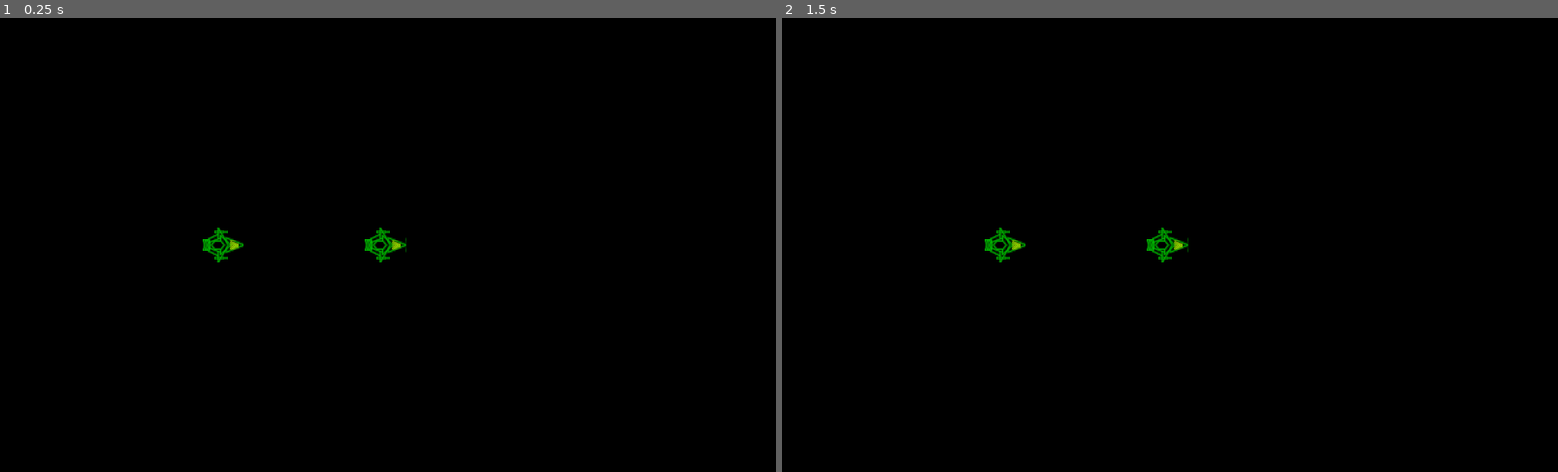
Above: before the commit, frames 1-2 (left to right).
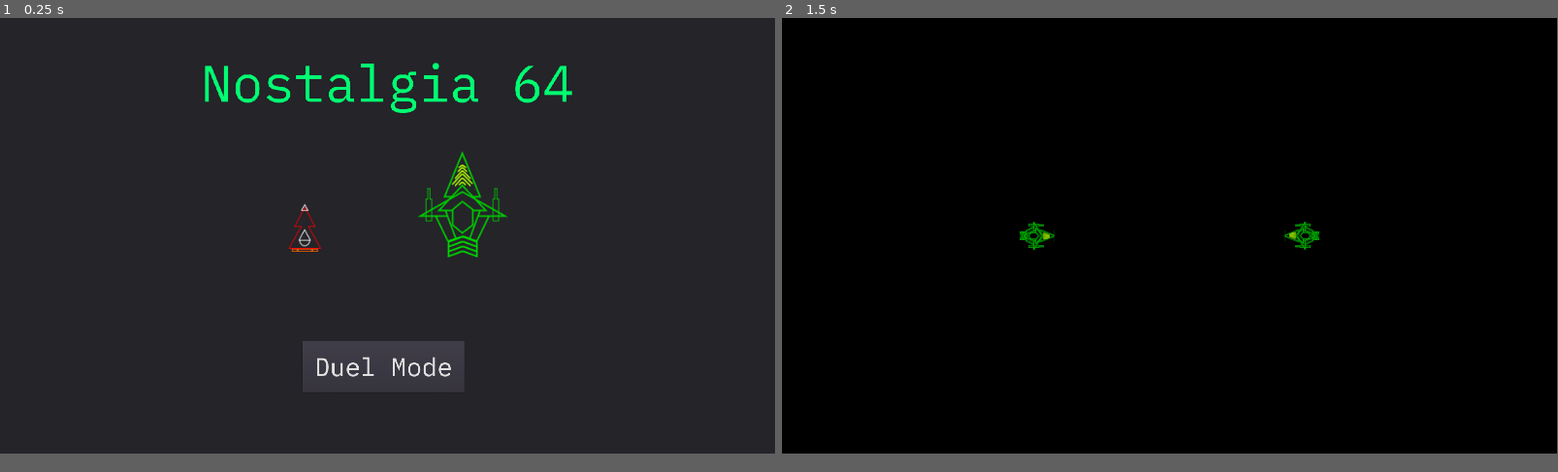
Above: after the commit, the same moments.

Repository: INeedAUniqueUsername/Nostalgia-64-Godot
Game: Godot game, scene res://Title.tscn
The game is run twice, just before and just after one commit, with the same random seed, the same clock (stepped at 60 frames per second) and the same inputs. Before the commit the project starts from res://Test.tscn.
Inputs (mouse positions are in pixels of both pictures, inside the frame that each line leads up to):
- Up to frame 1 (0.25 s): no input
- Up to frame 2 (1.5 s): click (1162, 381) at 0.5 s, where only the run after the commit has a clickable "Duel Mode"; tap Enter at 1.25 s
In our replay, the window is 800x468 before the commit and 799x449 after it. These sizes can differ from the game's own. Grey fills any space a smaller window leaves; there, only what the larger window draws over its background counts as a difference.

The runs differ from the first frame. In frame 1, 96% of the frame differs, in the area x 0-100%, y 0-96%; in frame 2, 0.7%.

Commit message:
add title menu

Diff:
--- /dev/null
+++ b/AutoZoom.gd
@@ -0,0 +1,17 @@
+extends Camera
+
+export(NodePath) var playerLeft;
+export(NodePath) var playerRight;
+
+func _ready():
+	playerLeft = get_node(playerLeft)
+	playerRight = get_node(playerRight)
+
+func _process(delta):
+	if(is_instance_valid(playerLeft) && is_instance_valid(playerRight)):
+		var pl = playerLeft.transform.origin;
+		var pr = playerRight.transform.origin;
+		var mid = pl.linear_interpolate(pr, 0.5);
+		var distance = pl.distance_to(pr);
+		distance = max(abs(pl.x - pr.x), abs(pl.y - pr.y))
+		self.transform.origin = Vector3(mid.x, mid.y, distance + 2)
--- a/Binding.gd
+++ b/Binding.gd
@@ -7,21 +7,25 @@
 	var error = ""
 	if(target):
 		target = get_node(target)
-	else:
+	if(target == null):
 		warn("target missing")
+	if(!target.has_method("onPressed")):
+		warn("target missing onPressed")
+	if(!target.has_method("onReleased")):
+		warn("target missing onReleased")
 	if(!action):
 		warn("action missing")
-
 	pass
 
 func _process(delta):
+	if(!is_instance_valid(target)):
+		return
 	if(Input.is_action_just_pressed(action)):
 		print("target: " + target.name)
 		target.onPressed()
 	elif(Input.is_action_just_released(action)):
+		print("target: " + target.name)
 		target.onReleased()
-	pass
-
 
 export(bool) var printErrors = false;
 export(bool) var printWarnings = true;
--- a/Common/BasicProjectile.gd
+++ b/Common/BasicProjectile.gd
@@ -27,6 +27,15 @@
 			return
 		p = p.get_parent();
 
+	p = body;
+	while(p != null):
+		var hp = p.get_node("HP")
+		if(hp != null):
+			hp.damage(damage)
+			break
+		else:
+			p = p.get_parent()
+
 	if(projectileParticles):
 
 		var empty = Node.new()
--- /dev/null
+++ b/Duel.tscn
@@ -0,0 +1,99 @@
+[gd_scene load_steps=5 format=2]
+
+[ext_resource path="res://Ships/Green Lancers/Greenhorn-class Heavy Gunship/Greenhorn.tscn" type="PackedScene" id=1]
+[ext_resource path="res://AutoZoom.gd" type="Script" id=2]
+[ext_resource path="res://Binding.gd" type="Script" id=3]
+
+[sub_resource type="Environment" id=1]
+background_mode = 1
+background_energy = 0.0
+ambient_light_energy = 0.0
+ambient_light_sky_contribution = 0.0
+fog_height_min = 0.0
+fog_height_max = 100.0
+ssao_quality = 0
+
+[node name="World" type="Node"]
+
+[node name="RightPlayer" parent="." instance=ExtResource( 1 )]
+transform = Transform( -1, 8.74228e-08, 0, -8.74228e-08, -1, 0, 0, 0, 1, 5, 0, 0 )
+
+[node name="Controls" type="Node" parent="RightPlayer"]
+
+[node name="FireLeft" type="Node" parent="RightPlayer/Controls"]
+script = ExtResource( 3 )
+target = NodePath("../../CannonLeft/FireLeft")
+action = "p2_fire_left"
+
+[node name="FireSpecial" type="Node" parent="RightPlayer/Controls"]
+script = ExtResource( 3 )
+target = NodePath("../../TractorCannon/FireSpecial")
+action = "p2_fire_special"
+
+[node name="FireRight" type="Node" parent="RightPlayer/Controls"]
+script = ExtResource( 3 )
+target = NodePath("../../CannonRight/FireRight")
+action = "p2_fire_right"
+
+[node name="ThrustLeft" type="Node" parent="RightPlayer/Controls"]
+script = ExtResource( 3 )
+target = NodePath("../../Drive/ThrustLeft")
+action = "p2_right"
+
+[node name="ThrustMiddle" type="Node" parent="RightPlayer/Controls"]
+script = ExtResource( 3 )
+target = NodePath("../../Drive/ThrustMiddle")
+action = "p2_up"
+
+[node name="ThrustRight" type="Node" parent="RightPlayer/Controls"]
+script = ExtResource( 3 )
+target = NodePath("../../Drive/ThrustRight")
+action = "p2_left"
+
+[node name="LeftPlayer" parent="." instance=ExtResource( 1 )]
+transform = Transform( 1, 0, 0, 0, 1, 0, 0, 0, 1, -5, 0, 0 )
+
+[node name="Controls" type="Node" parent="LeftPlayer"]
+
+[node name="FireLeft" type="Node" parent="LeftPlayer/Controls"]
+script = ExtResource( 3 )
+target = NodePath("../../CannonLeft/FireLeft")
+action = "p1_fire_left"
+
+[node name="FireSpecial" type="Node" parent="LeftPlayer/Controls"]
+script = ExtResource( 3 )
+target = NodePath("../../TractorCannon/FireSpecial")
+action = "p1_fire_special"
+
+[node name="FireRight" type="Node" parent="LeftPlayer/Controls"]
+script = ExtResource( 3 )
+target = NodePath("../../CannonRight/FireRight")
+action = "p1_fire_right"
+
+[node name="ThrustLeft" type="Node" parent="LeftPlayer/Controls"]
+script = ExtResource( 3 )
+target = NodePath("../../Drive/ThrustLeft")
+action = "p1_right"
+
+[node name="ThrustMiddle" type="Node" parent="LeftPlayer/Controls"]
+script = ExtResource( 3 )
+target = NodePath("../../Drive/ThrustMiddle")
+action = "p1_up"
+
+[node name="ThrustRight" type="Node" parent="LeftPlayer/Controls"]
+script = ExtResource( 3 )
+target = NodePath("../../Drive/ThrustRight")
+action = "p1_left"
+
+[node name="Camera" type="Camera" parent="."]
+transform = Transform( 1, 0, 0, 0, 1, 0, 0, 0, 1, 0, 0, 10 )
+size = 5.4
+script = ExtResource( 2 )
+playerLeft = NodePath("../LeftPlayer")
+playerRight = NodePath("../RightPlayer")
+
+[node name="WorldEnvironment" type="WorldEnvironment" parent="."]
+environment = SubResource( 1 )
+
+[editable path="RightPlayer"]
+[editable path="LeftPlayer"]
--- /dev/null
+++ b/HP.gd
@@ -0,0 +1,8 @@
+extends Node
+
+export(int) var hp
+
+func damage(deltaHp):
+	hp -= deltaHp;
+	if(hp < 1):
+		get_parent().queue_free()
--- a/Ships/Green Lancers/Greenhorn-class Heavy Gunship/BeamLeft.tscn
+++ b/Ships/Green Lancers/Greenhorn-class Heavy Gunship/BeamLeft.tscn
@@ -46,5 +46,6 @@
 
 [node name="Projectile" type="Node" parent="."]
 script = ExtResource( 6 )
+damage = 15
 projectileParticles = NodePath("../SpriteTrail")
 hitEffect = ExtResource( 7 )
--- a/Ships/Green Lancers/Greenhorn-class Heavy Gunship/BeamRight.tscn
+++ b/Ships/Green Lancers/Greenhorn-class Heavy Gunship/BeamRight.tscn
@@ -45,7 +45,6 @@
 
 [node name="Projectile" type="Node" parent="."]
 script = ExtResource( 6 )
-creator = null
-damage = null
+damage = 15
 projectileParticles = NodePath("../SpriteTrail")
 hitEffect = ExtResource( 7 )
--- a/Ships/Green Lancers/Greenhorn-class Heavy Gunship/Greenhorn.tscn
+++ b/Ships/Green Lancers/Greenhorn-class Heavy Gunship/Greenhorn.tscn
@@ -1,15 +1,16 @@
-[gd_scene load_steps=11 format=2]
-
-[ext_resource path="res://Ships/Green Lancers/Greenhorn-class Heavy Gunship/Hull.svg" type="Texture" id=1]
-[ext_resource path="res://Ships/Green Lancers/Greenhorn-class Heavy Gunship/Cannon.svg" type="Texture" id=2]
+[gd_scene load_steps=12 format=2]
+
+[ext_resource path="res://Ships/Green Lancers/Greenhorn-class Heavy Gunship/Drive.svg" type="Texture" id=1]
+[ext_resource path="res://Ships/Green Lancers/Greenhorn-class Heavy Gunship/TractorCannon.svg" type="Texture" id=2]
 [ext_resource path="res://Fire.gd" type="Script" id=3]
-[ext_resource path="res://Ships/Green Lancers/Greenhorn-class Heavy Gunship/BeamRight.tscn" type="PackedScene" id=4]
-[ext_resource path="res://Ships/Green Lancers/Greenhorn-class Heavy Gunship/TractorCannon.svg" type="Texture" id=5]
+[ext_resource path="res://Ships/Green Lancers/Greenhorn-class Heavy Gunship/Cannon.svg" type="Texture" id=4]
+[ext_resource path="res://Ships/Green Lancers/Greenhorn-class Heavy Gunship/Hull.svg" type="Texture" id=5]
 [ext_resource path="res://Ships/Green Lancers/Greenhorn-class Heavy Gunship/TractorBeam.tscn" type="PackedScene" id=6]
 [ext_resource path="res://Ships/Green Lancers/Greenhorn-class Heavy Gunship/BeamLeft.tscn" type="PackedScene" id=7]
-[ext_resource path="res://Ships/Green Lancers/Greenhorn-class Heavy Gunship/Drive.svg" type="Texture" id=8]
+[ext_resource path="res://Ships/Green Lancers/Greenhorn-class Heavy Gunship/BeamRight.tscn" type="PackedScene" id=8]
 [ext_resource path="res://Thrust.gd" type="Script" id=9]
 [ext_resource path="res://Ships/Green Lancers/Greenhorn-class Heavy Gunship/Exhaust.tscn" type="PackedScene" id=10]
+[ext_resource path="res://HP.gd" type="Script" id=11]
 
 [node name="Hull" type="RigidBody"]
 mass = 100.0
@@ -20,12 +21,16 @@
 linear_damp = 0.0
 angular_damp = 0.0
 
+[node name="HP" type="Node" parent="."]
+script = ExtResource( 11 )
+hp = 300
+
 [node name="CollisionPolygon2D" type="CollisionPolygon" parent="."]
 depth = 0.1
 polygon = PoolVector2Array( 0.00396932, -0.212267, 0.00404694, -0.119572, -0.0460807, -0.184964, -0.235692, -0.53406, - …(218 unchanged characters)…
 
 [node name="Sprite" type="Sprite3D" parent="."]
-texture = ExtResource( 1 )
+texture = ExtResource( 5 )
 
 [node name="CannonLeft" type="RigidBody" parent="."]
 transform = Transform( 1, 0, 0, 0, 1, 0, 0, 0, 1, -0.15, 0.4, 0 )
@@ -42,8 +47,13 @@
 fireCooldown = 0.5
 position = NodePath("../Beam")
 
+[node name="HP" type="Node" parent="CannonLeft"]
+script = ExtResource( 11 )
+hp = 60
+
 [node name="Sprite" type="Sprite3D" parent="CannonLeft"]
-texture = ExtResource( 2 )
+pixel_size = 0.015
+texture = ExtResource( 4 )
 
 [node name="CollisionPolygon2D" type="CollisionPolygon" parent="CannonLeft"]
 depth = 0.1
@@ -77,8 +87,12 @@
 fireCooldown = 0.8
 position = NodePath("../Beam")
 
+[node name="HP" type="Node" parent="TractorCannon"]
+script = ExtResource( 11 )
+hp = 60
+
 [node name="Sprite" type="Sprite3D" parent="TractorCannon"]
-texture = ExtResource( 5 )
+texture = ExtResource( 2 )
 
 [node name="CollisionPolygon2D" type="CollisionPolygon" parent="TractorCannon"]
 depth = 0.1
@@ -108,12 +122,17 @@
 
 [node name="FireRight" type="Node" parent="CannonRight"]
 script = ExtResource( 3 )
-projectile = ExtResource( 4 )
+projectile = ExtResource( 8 )
 fireCooldown = 0.5
 position = NodePath("../Beam")
 
+[node name="HP" type="Node" parent="CannonRight"]
+script = ExtResource( 11 )
+hp = 60
+
 [node name="Sprite" type="Sprite3D" parent="CannonRight"]
-texture = ExtResource( 2 )
+pixel_size = 0.015
+texture = ExtResource( 4 )
 
 [node name="CollisionPolygon2D" type="CollisionPolygon" parent="CannonRight"]
 depth = 0.1
@@ -133,31 +152,29 @@
 transform = Transform( 1, 0, 0, 0, 1, 0, 0, 0, 1, 5, 0, 0 )
 
 [node name="Drive" type="RigidBody" parent="."]
-transform = Transform( 1, 0, 0, 0, 1, 0, 0, 0, 1, -0.6, 0, 0 )
-mass = 0.1
-gravity_scale = 0.0
-axis_lock_linear_z = true
-axis_lock_angular_x = true
-axis_lock_angular_y = true
-linear_damp = 0.0
+transform = Transform( 1, 0, 0, 0, 1, 0, 0, 0, 1, -0.638742, 0, 0 )
+mass = 0.1
+gravity_scale = 0.0
+axis_lock_linear_z = true
+axis_lock_angular_x = true
+axis_lock_angular_y = true
+linear_damp = 0.0
+
+[node name="HP" type="Node" parent="Drive"]
+script = ExtResource( 11 )
+hp = 150
 
 [node name="Sprite" type="Sprite3D" parent="Drive"]
-texture = ExtResource( 8 )
+texture = ExtResource( 1 )
 
 [node name="CollisionPolygon2D" type="CollisionPolygon" parent="Drive"]
 depth = 0.1
 polygon = PoolVector2Array( 0.131269, 0.0317362, 0.128776, -0.0190162, 0.0745002, -0.180896, -0.130869, -0.180528, -0.0663471, -0.0111844, -0.0673966, 0.0233299, -0.126683, 0.18836, 0.0735757, 0.191098 )
 
-[node name="HingeJoint" type="HingeJoint" parent="Drive"]
+[node name="PinJoint" type="PinJoint" parent="Drive"]
 nodes/node_a = NodePath("..")
 nodes/node_b = NodePath("../..")
 params/bias = 0.01
-angular_limit/enable = true
-angular_limit/upper = 1.0
-angular_limit/lower = -1.0
-angular_limit/bias = 0.01
-angular_limit/softness = 0.01
-angular_limit/relaxation = 0.01
 
 [node name="ThrustLeft" type="Node" parent="Drive"]
 script = ExtResource( 9 )
--- a/Ships/Green Lancers/Greenhorn-class Heavy Gunship/Hull.tscn
+++ b/Ships/Green Lancers/Greenhorn-class Heavy Gunship/Hull.tscn
@@ -2,39 +2,17 @@
 
 [ext_resource path="res://Ships/Green Lancers/Greenhorn-class Heavy Gunship/Hull.svg" type="Texture" id=1]
 
-
 [node name="RigidBody2D" type="RigidBody2D"]
-
 position = Vector2( -0.17482, -0.349651 )
-input_pickable = false
-collision_layer = 1
-collision_mask = 1
-mode = 0
 mass = 5.0
-friction = 1.0
-bounce = 0.0
-gravity_scale = 1.0
-custom_integrator = false
-continuous_cd = 0
-contacts_reported = 0
-contact_monitor = false
-sleeping = false
-can_sleep = true
-linear_velocity = Vector2( 0, 0 )
 linear_damp = 0.0
 angular_velocity = 1.0
 angular_damp = 0.0
-_sections_unfolded = [ "Angular", "Applied Forces", "Collision", "Linear", "Pickable" ]
 
-[node name="CollisionPolygon2D" type="CollisionPolygon2D" parent="." index="0"]
+[node name="CollisionPolygon2D" type="CollisionPolygon2D" parent="."]
+position = Vector2( -1.52588e-05, 0 )
+polygon = PoolVector2Array( 29.7427, -22.5161, 84.8281, -0.981106, 30.0078, 22.2643, 28.2644, 14.7095, 24.1964, 19.9397, 5.60013, 53.0644, 5.98755, 32.3372, -25.3937, 17.6152, -19.5823, 1.14972, -25.3937, -18.9963, 4.82529, -32.9435, 6.38359, -52.883, 23.9029, -21.0562, 29.4507, -14.9244 )
 
-position = Vector2( -1.52588e-05, 0 )
-build_mode = 0
-polygon = PoolVector2Array( 29.7427, -22.5161, 84.8281, -0.981106, 30.0078, 22.2643, 28.2644, 14.7095, 24.1964, 19.9397, 5.60013, 53.0644, 5.98755, 32.3372, -25.3937, 17.6152, -19.5823, 1.14972, -25.3937, -18.9963, 4.82529, -32.9435, 6.38359, -52.883, 23.9029, -21.0562, 29.4507, -14.9244 )
-_sections_unfolded = [ "Transform" ]
-
-[node name="Sprite" type="Sprite" parent="." index="1"]
-
+[node name="Sprite" type="Sprite" parent="."]
 position = Vector2( 30, 0 )
 texture = ExtResource( 1 )
-_sections_unfolded = [ "Transform" ]
--- a/Ships/Green Lancers/Greenhorn-class Heavy Gunship/TractorWave.tscn
+++ b/Ships/Green Lancers/Greenhorn-class Heavy Gunship/TractorWave.tscn
@@ -2,9 +2,27 @@
 
 [ext_resource path="res://Common/Lifetime.gd" type="Script" id=2]
 [ext_resource path="res://Ships/Green Lancers/Greenhorn-class Heavy Gunship/TractorWave.svg" type="Texture" id=3]
-[ext_resource path="res://Ships/Green Lancers/Greenhorn-class Heavy Gunship/SpriteFade.gd" type="Script" id=4]
 [ext_resource path="res://Common/ParentArea.gd" type="Script" id=5]
 [ext_resource path="res://Common/Pull.gd" type="Script" id=6]
+
+[sub_resource type="GDScript" id=1]
+script/source = "extends Sprite3D
+
+export(float) var lifetime
+export(float) var startOpacity
+
+var lifeLeft
+
+func _ready():
+	lifeLeft = lifetime
+	pass
+
+func _process(delta):
+	if(lifeLeft > 0):
+		lifeLeft -= delta
+		opacity = (lifeLeft / lifetime) * startOpacity
+	pass
+"
 
 [node name="TractorWave" type="RigidBody"]
 gravity_scale = 0.0
@@ -19,7 +37,7 @@
 [node name="Sprite3D" type="Sprite3D" parent="."]
 opacity = 0.4
 texture = ExtResource( 3 )
-script = ExtResource( 4 )
+script = SubResource( 1 )
 lifetime = 1.0
 startOpacity = 0.4
 
--- a/Test.tscn
+++ /dev/null
@@ -1,95 +0,0 @@
-[gd_scene load_steps=4 format=2]
-
-[ext_resource path="res://Ships/Green Lancers/Greenhorn-class Heavy Gunship/Greenhorn.tscn" type="PackedScene" id=1]
-[ext_resource path="res://Binding.gd" type="Script" id=2]
-
-[sub_resource type="Environment" id=1]
-background_mode = 1
-background_energy = 0.0
-ambient_light_energy = 0.0
-ambient_light_sky_contribution = 0.0
-fog_height_min = 0.0
-fog_height_max = 100.0
-ssao_quality = 0
-
-[node name="World" type="Node"]
-
-[node name="RightPlayer" parent="." instance=ExtResource( 1 )]
-
-[node name="Controls" type="Node" parent="RightPlayer"]
-
-[node name="FireLeft" type="Node" parent="RightPlayer/Controls"]
-script = ExtResource( 2 )
-target = NodePath("../../CannonLeft/FireLeft")
-action = "p2_fire_left"
-
-[node name="FireSpecial" type="Node" parent="RightPlayer/Controls"]
-script = ExtResource( 2 )
-target = NodePath("../../TractorCannon/FireSpecial")
-action = "p2_fire_special"
-
-[node name="FireRight" type="Node" parent="RightPlayer/Controls"]
-script = ExtResource( 2 )
-target = NodePath("../../CannonRight/FireRight")
-action = "p2_fire_right"
-
-[node name="ThrustLeft" type="Node" parent="RightPlayer/Controls"]
-script = ExtResource( 2 )
-target = NodePath("../../Drive/ThrustLeft")
-action = "p2_right"
-
-[node name="ThrustMiddle" type="Node" parent="RightPlayer/Controls"]
-script = ExtResource( 2 )
-target = NodePath("../../Drive/ThrustMiddle")
-action = "p2_up"
-
-[node name="ThrustRight" type="Node" parent="RightPlayer/Controls"]
-script = ExtResource( 2 )
-target = NodePath("../../Drive/ThrustRight")
-action = "p2_left"
-
-[node name="LeftPlayer" parent="." instance=ExtResource( 1 )]
-transform = Transform( 1, 0, 0, 0, 1, 0, 0, 0, 1, -5, 0, 0 )
-
-[node name="Controls" type="Node" parent="LeftPlayer"]
-
-[node name="FireLeft" type="Node" parent="LeftPlayer/Controls"]
-script = ExtResource( 2 )
-target = NodePath("../../CannonLeft/FireLeft")
-action = "p1_fire_left"
-
-[node name="FireSpecial" type="Node" parent="LeftPlayer/Controls"]
-script = ExtResource( 2 )
-target = NodePath("../../TractorCannon/FireSpecial")
-action = "p1_fire_special"
-
-[node name="FireRight" type="Node" parent="LeftPlayer/Controls"]
-script = ExtResource( 2 )
-target = NodePath("../../CannonRight/FireRight")
-action = "p1_fire_right"
-
-[node name="ThrustLeft" type="Node" parent="LeftPlayer/Controls"]
-script = ExtResource( 2 )
-target = NodePath("../../Drive/ThrustLeft")
-action = "p1_right"
-
-[node name="ThrustMiddle" type="Node" parent="LeftPlayer/Controls"]
-script = ExtResource( 2 )
-target = NodePath("../../Drive/ThrustMiddle")
-action = "p1_up"
-
-[node name="ThrustRight" type="Node" parent="LeftPlayer/Controls"]
-script = ExtResource( 2 )
-target = NodePath("../../Drive/ThrustRight")
-action = "p1_left"
-
-[node name="Camera" type="Camera" parent="."]
-transform = Transform( 1, 0, 0, 0, 1, 0, 0, 0, 1, 0, 0, 10 )
-size = 5.4
-far = 20.0
-
-[node name="WorldEnvironment" type="WorldEnvironment" parent="."]
-environment = SubResource( 1 )
-
-[editable path="RightPlayer"]
-[editable path="LeftPlayer"]
--- /dev/null
+++ b/Title.tres
@@ -0,0 +1,10 @@
+[gd_resource type="Theme" load_steps=3 format=2]
+
+[ext_resource path="res://IBMPlexMono-Regular.ttf" type="DynamicFontData" id=1]
+
+[sub_resource type="DynamicFont" id=1]
+size = 128
+font_data = ExtResource( 1 )
+
+[resource]
+default_font = SubResource( 1 )
--- /dev/null
+++ b/Title.tscn
@@ -0,0 +1,86 @@
+[gd_scene load_steps=10 format=2]
+
+[ext_resource path="res://IBMPlexMono-Regular.ttf" type="DynamicFontData" id=1]
+[ext_resource path="res://Title.tres" type="Theme" id=2]
+[ext_resource path="res://Ships/Green Lancers/Greenhorn-class Heavy Gunship/Concept.svg" type="Texture" id=3]
+[ext_resource path="res://Ships/RedShift/Lightspeed-III-class courier/Concept.svg" type="Texture" id=4]
+[ext_resource path="res://TitleButton.gd" type="Script" id=5]
+
+[sub_resource type="DynamicFont" id=1]
+size = 64
+font_data = ExtResource( 1 )
+
+[sub_resource type="Theme" id=2]
+default_font = SubResource( 1 )
+
+[sub_resource type="StyleBoxTexture" id=3]
+texture = ExtResource( 4 )
+region_rect = Rect2( 0, 0, 60, 41 )
+
+[sub_resource type="StyleBoxTexture" id=4]
+texture = ExtResource( 3 )
+region_rect = Rect2( 0, 0, 132, 113 )
+
+[node name="Control" type="Control"]
+anchor_right = 1.0
+anchor_bottom = 1.0
+__meta__ = {
+"_edit_use_anchors_": false
+}
+
+[node name="Panel" type="Panel" parent="."]
+margin_right = 1920.0
+margin_bottom = 1080.0
+__meta__ = {
+"_edit_use_anchors_": false
+}
+
+[node name="Label" type="Label" parent="Panel"]
+margin_right = 1920.0
+margin_bottom = 320.0
+theme = ExtResource( 2 )
+custom_colors/font_color = Color( 0, 1, 0.447059, 1 )
+text = "Nostalgia 64"
+align = 1
+valign = 1
+__meta__ = {
+"_edit_use_anchors_": false
+}
+
+[node name="DuelMode" type="Button" parent="Panel"]
+margin_left = 750.0
+margin_top = 800.0
+margin_right = 1150.0
+margin_bottom = 928.0
+theme = SubResource( 2 )
+text = "Duel Mode"
+script = ExtResource( 5 )
+__meta__ = {
+"_edit_use_anchors_": false
+}
+
+[node name="Panel" type="Panel" parent="Panel"]
+margin_left = 713.7
+margin_top = 580.427
+margin_right = 773.7
+margin_bottom = 621.427
+rect_rotation = -90.0
+rect_scale = Vector2( 2, 2 )
+custom_styles/panel = SubResource( 3 )
+__meta__ = {
+"_edit_use_anchors_": false
+}
+
+[node name="Panel2" type="Panel" parent="Panel"]
+margin_left = 1033.32
+margin_top = 594.424
+margin_right = 1165.32
+margin_bottom = 707.424
+rect_rotation = -90.0
+rect_scale = Vector2( 2, 2 )
+custom_styles/panel = SubResource( 4 )
+__meta__ = {
+"_edit_use_anchors_": false
+}
+
+[connection signal="pressed" from="Panel/DuelMode" to="Panel/DuelMode" method="onPressed"]
--- /dev/null
+++ b/TitleButton.gd
@@ -0,0 +1,11 @@
+extends Button
+
+
+
+func onPressed():
+	if(self.name == "DuelMode"):
+		duel()
+
+func duel():
+
+	get_tree().change_scene("res://Duel.tscn")
--- a/project.godot
+++ b/project.godot
@@ -11,8 +11,13 @@
 [application]
 
 config/name="Nostalgia 64"
-run/main_scene="res://Test.tscn"
+run/main_scene="res://Title.tscn"
 config/icon="res://icon.png"
+
+[display]
+
+window/size/width=1920
+window/size/height=1080
 
 [input]
 
@@ -22,16 +27,16 @@
 , Object(InputEventJoypadButton,"resource_local_to_scene":false,"resource_name":"","device":0,"button_index":14,"pressure":0.0,"pressed":false,"script":null)
  ]
 }
+ui_right={
+"deadzone": 0.5,
+"events": [ Object(InputEventKey,"resource_local_to_scene":false,"resource_name":"","device":0,"alt":false,"shift":false,"control":false,"meta":false,"command":false,"pressed":false,"scancode":68,"unicode":0,"echo":false,"script":null)
+, Object(InputEventJoypadButton,"resource_local_to_scene":false,"resource_name":"","device":0,"button_index":15,"pressure":0.0,"pressed":false,"script":null)
+ ]
+}
 ui_up={
 "deadzone": 0.5,
 "events": [ Object(InputEventKey,"resource_local_to_scene":false,"resource_name":"","device":0,"alt":false,"shift":false,"control":false,"meta":false,"command":false,"pressed":false,"scancode":87,"unicode":0,"echo":false,"script":null)
 , Object(InputEventJoypadButton,"resource_local_to_scene":false,"resource_name":"","device":0,"button_index":12,"pressure":0.0,"pressed":false,"script":null)
- ]
-}
-ui_right={
-"deadzone": 0.5,
-"events": [ Object(InputEventKey,"resource_local_to_scene":false,"resource_name":"","device":0,"alt":false,"shift":false,"control":false,"meta":false,"command":false,"pressed":false,"scancode":68,"unicode":0,"echo":false,"script":null)
-, Object(InputEventJoypadButton,"resource_local_to_scene":false,"resource_name":"","device":0,"button_index":15,"pressure":0.0,"pressed":false,"script":null)
  ]
 }
 ui_down={
Binary file added: IBMPlexMono-Regular.ttf
Not shown, removed: Ships/Red Shift/Floodlight-I-class battleship/Concept.svg.import
Not shown, removed: Ships/Red Shift/Floodlight-I-class battleship/DriveCenter.svg.import
Not shown, removed: Ships/Red Shift/Floodlight-I-class battleship/DriveLeft.svg.import
Not shown, removed: Ships/Red Shift/Floodlight-I-class battleship/DriveRight.svg.import
Not shown, removed: Ships/Red Shift/Floodlight-I-class battleship/Exhaust.svg.import
Not shown, removed: Ships/Red Shift/Floodlight-I-class battleship/Hull.svg.import
Not shown, removed: Ships/Red Shift/Floodlight-I-class battleship/Mount Ring.svg.import
Not shown, removed: Ships/Red Shift/Floodlight-I-class battleship/SpiralHex.svg.import
Not shown, removed: Ships/Red Shift/Lightspeed-I-class scout/Cannon.svg.import
Not shown, removed: Ships/Red Shift/Lightspeed-I-class scout/CannonBeam.svg.import
Not shown, removed: Ships/Red Shift/Lightspeed-I-class scout/Concept.svg.import
(and 112 more such lines)
